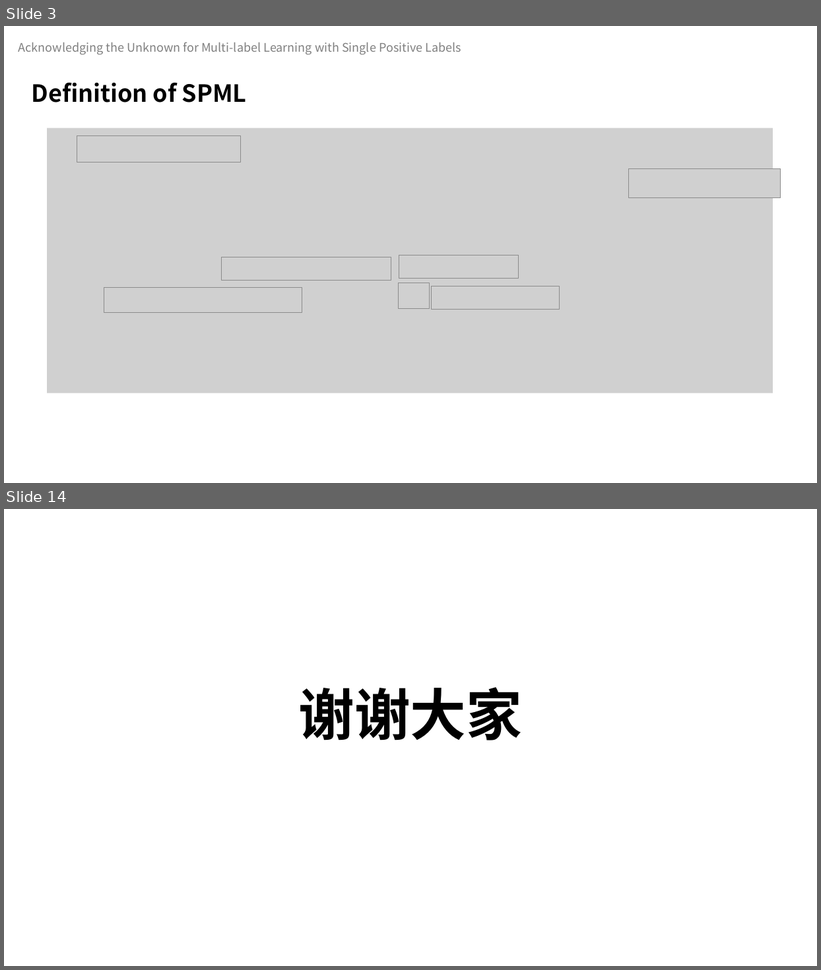
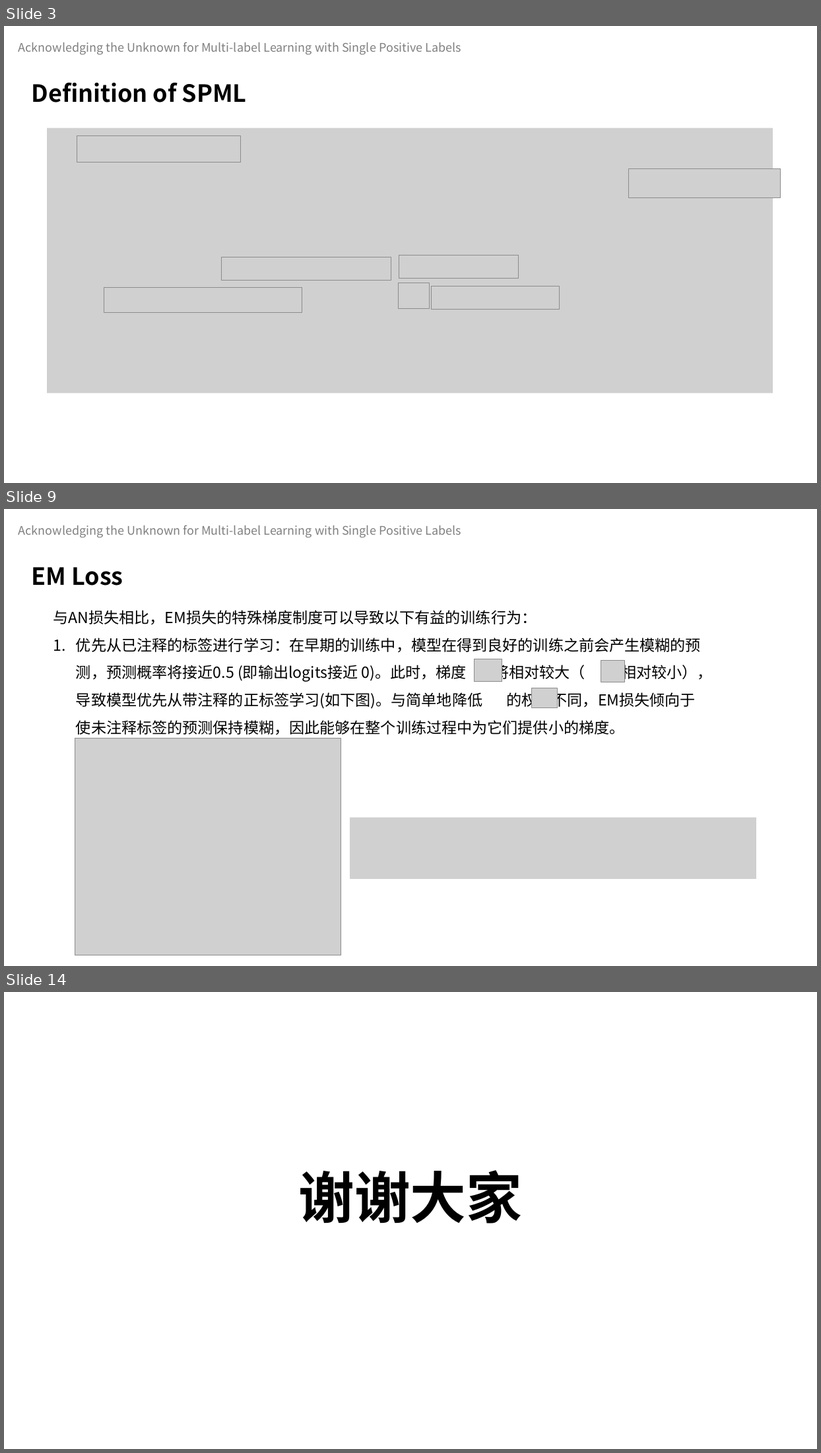
Before and after one commit to celeste-lingshi/Celeste, a slide deck: 汇报/23.4.28组会 项桂巳雨.pptx. Shown one above the other, each under a label of ours: slides 3 and 14 before the commit, slides 3, 9 and 14 after it; the slides between them are not shown. The pictures are 821x970 and 821x1453 pixels, drawn with LibreOffice and Linux fonts; fonts in the diff are those of the drawing; grey boxes stand for pictures. Boxes give left, top, right and bottom in pixels: in the first picture for what was removed or moved away, otherwise in the second. Text is boxed around its words. In the diff, an @@ line names an element or a change of style, - is before the commit and + after.

```diff
--- a/汇报/23.4.28组会 项桂巳雨.pptx
+++ b/汇报/23.4.28组会 项桂巳雨.pptx
@@ slide 9 added at box(4, 509, 817, 966), background #FFFFFF @@
@@ text added at box(19, 525, 461, 538), 14 pt, text #808080 @@
+Acknowledging the Unknown for Multi-label Learning with Single Positive Labels
@@ text added at box(32, 567, 123, 586), 28 pt, text #000000, bold @@
+EM Loss
@@ text added at box(53, 610, 701, 735), 18 pt, text #000000 @@
+与AN损失相比，EM损失的特殊梯度制度可以导致以下有益的训练行为：
+1. 优先从已注释的标签进行学习：在早期的训练中，模型在得到良好的训练之前会产生模糊的预测，预测概率将接近0.5 (即输出logits接近 0)。此时，梯度 将相对较大（ 则相对较小），导致模型优先从带注释的正标签学习(如下图)。与简单地降低 的权重不同，EM损失倾向于使未注释标签的预测保持模糊，因此能够在整个训练过程中为它们提供小的梯度。
@@ picture added at box(475, 659, 502, 682) @@
@@ picture added at box(601, 660, 625, 682) @@
@@ picture added at box(531, 688, 557, 708) @@
@@ picture added at box(75, 739, 341, 955) @@
@@ picture added at box(350, 818, 757, 879) @@
```
Also in this commit, not shown: 4 slides changed, 5 other slides added, 6 slides removed, 2 other files.
